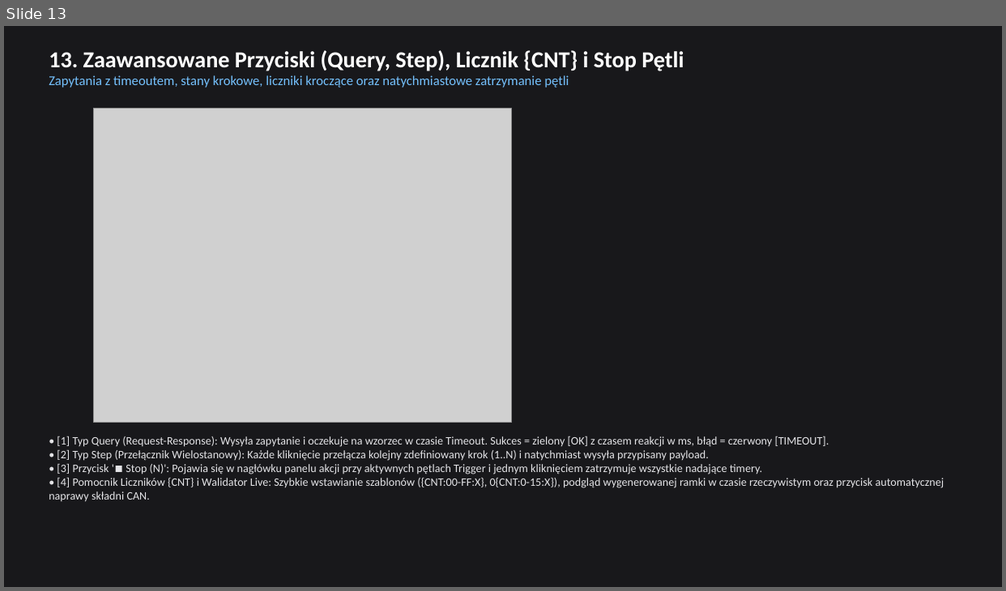
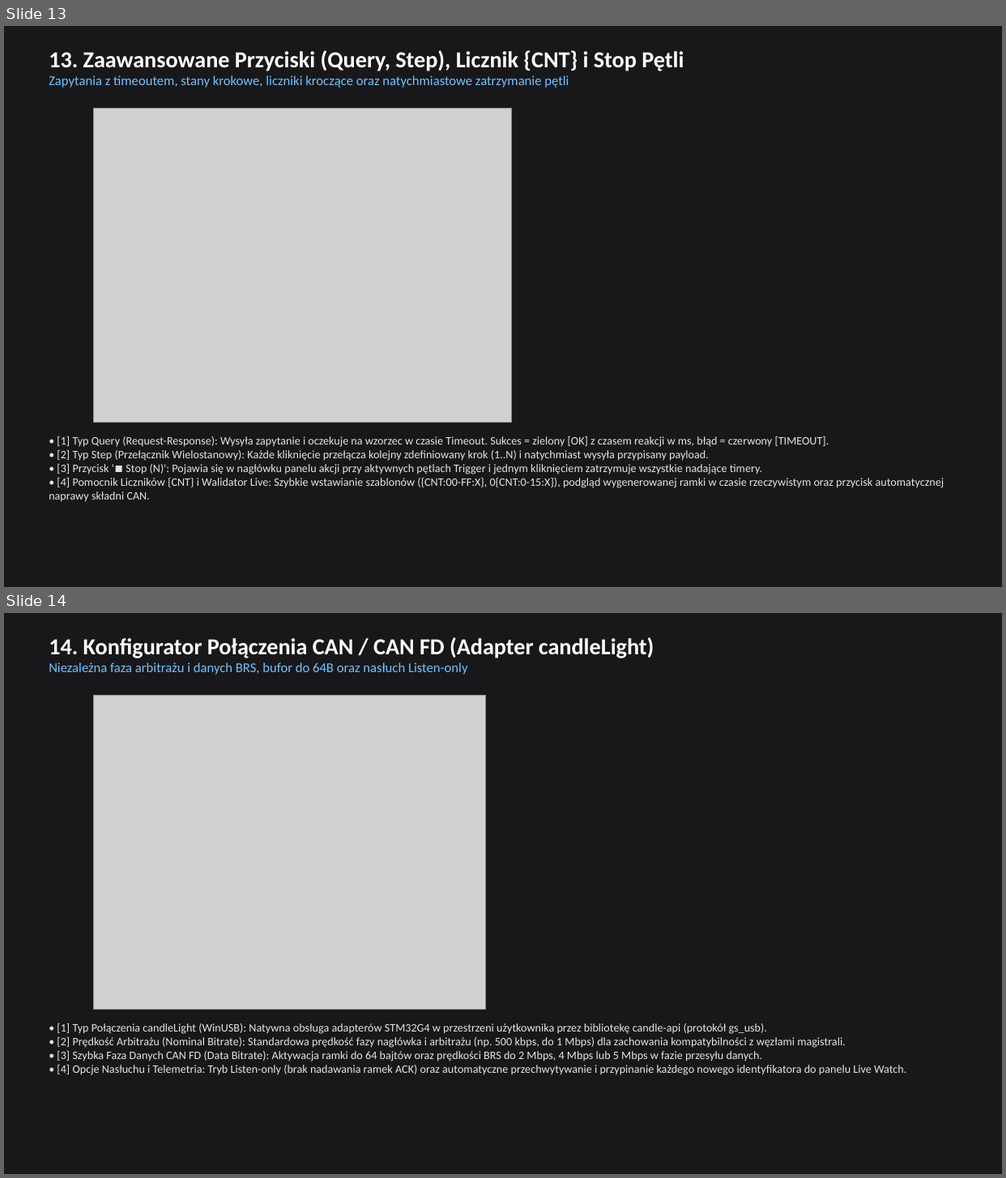
Before and after one commit to hymix/serial_commander, a slide deck: build_docs/Serial_Commander_Prezentacja.pptx. Shown one above the other, each under a label of ours: slide 13 before the commit, slides 13 and 14 after it. The pictures are 1006x591 and 1006x1178 pixels, drawn with LibreOffice and Linux fonts; fonts in the diff are those of the drawing; grey boxes stand for pictures. Boxes give left, top, right and bottom in pixels: in the first picture for what was removed or moved away, otherwise in the second. Text is boxed around its words. In the diff, an @@ line names an element or a change of style, - is before the commit and + after.

Commit message:
feat(v1.9.0): pełna obsługa CAN FD (candleLight / gs_usb), protokołu TLV oraz konfiguracji Sample Point
- Dodano natywne wsparcie dla adapterów candleLight / gs_usb (WinUSB / libusb) obok slcan
- Zaimplementowano hybrydową obsługę ramek Klasycznych CAN 2.0 (do 8 B) oraz CAN FD (do 64 B, BRS)
- Dodano kreator binarnych ramek TLV (ot_app_msg_tlv) do 64 B w edytorze przycisków
- Skonfigurowano domyślny Sample Point 80.0% (standard CiA 601-1 dla CAN FD) naprawiający komunikację 500k / 2M
- Dodano wybór Sample Point i dynamiczne blokowanie opcji CAN FD w ConfigEditDialog
- Naprawiono filtrowanie ramek echo TX w CanWorker oraz domyślne wyświetlanie ramek Live Watch w konsoli
- Dodano skrypty diagnostyczne (tests/step1-3), narzędzie Zadig oraz zaktualizowano INSTRUKCJA.md i prezentację

```diff
--- a/build_docs/Serial_Commander_Prezentacja.pptx
+++ b/build_docs/Serial_Commander_Prezentacja.pptx
@@ slide 14 added at [4,613,1002,1174], background #18181B @@
@@ text added at [49,637,654,675], 13 pt, text #74C0FC @@
+14. Konfigurator Połączenia CAN / CAN FD (Adapter candleLight)
+Niezależna faza arbitrażu i danych BRS, bufor do 64B oraz nasłuch Listen-only
@@ picture added at [94,696,486,1010] @@
@@ text added at [57,1023,906,1076], 11 pt, text #E4E4E7 @@
+• [1] Typ Połączenia candleLight (WinUSB): Natywna obsługa adapterów STM32G4 w przestrzeni użytkownika przez bibliotekę candle-api (protokół gs_usb).
+• [2] Prędkość Arbitrażu (Nominal Bitrate): Standardowa prędkość fazy nagłówka i arbitrażu (np. 500 kbps, do 1 Mbps) dla zachowania kompatybilności z węzłami magistrali.
+• [3] Szybka Faza Danych CAN FD (Data Bitrate): Aktywacja ramki do 64 bajtów oraz prędkości BRS do 2 Mbps, 4 Mbps lub 5 Mbps w fazie przesyłu danych.
+• [4] Opcje Nasłuchu i Telemetria: Tryb Listen-only (brak nadawania ramek ACK) oraz automatyczne przechwytywanie i przypinanie każdego nowego identyfikatora do panelu Live Watch.
```
Also in this commit, not shown: 2 other slides added, 14 other files.
